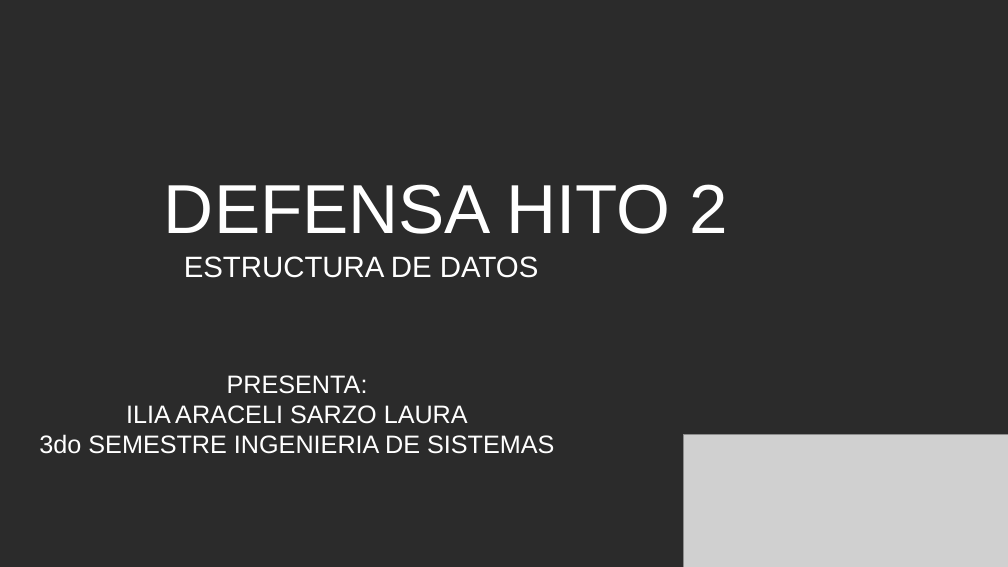
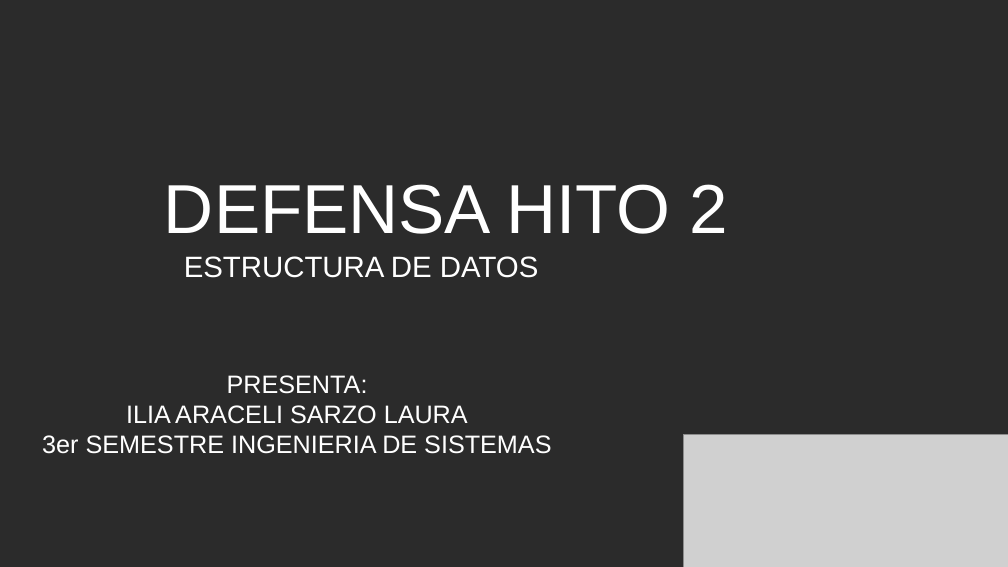
Before and after one commit to Ilia-sarzo/estructura-de-datos-, a slide deck: slide 1 of hito2/evaluacion prosual/evaluacion procesual hito 2.pptx. Drawn at 1008x567 pixels with LibreOffice and Linux fonts; fonts in the diff are those of the drawing; grey boxes stand for pictures; background and template pictures are left out; a plain dark background stands for a picture behind light text. Boxes give left, top, right and bottom in pixels: in the first picture for what was removed or moved away, otherwise in the second. Text is boxed around its words. In the diff, an @@ line names an element or a change of style, - is before the commit and + after.

```diff
--- a/hito2/evaluacion prosual/evaluacion procesual hito 2.pptx
+++ b/hito2/evaluacion prosual/evaluacion procesual hito 2.pptx
@@ text at bbox=[42, 435, 551, 454]: text changed @@
-3do SEMESTRE INGENIERIA DE SISTEMAS
+3er SEMESTRE INGENIERIA DE SISTEMAS
```
Also in this commit, not shown: 6 other files.
